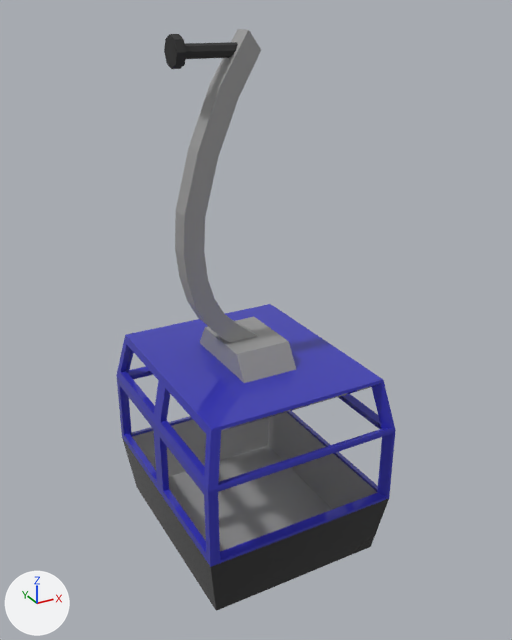
Renders of the Blender file assets/cablecar.blend from each side of a commit.
The view is the same before and after, from a 50 mm camera at (-3.01, -5.68, 0.31) aimed at (0.06, -0.09, -2.49). Every picture has the same lights, and +X, +Y and +Z are marked at lower left.

Script lines for the objects in view, before the commit:
```python
me_cube_014 = bpy.data.meshes.new('Cube.014')
me_cube_014.from_pydata(...)  # 32 vertices, 34 faces; spans x -1.0..-0.83, y -1.19..0.0, z -1.0..1.0
# faces by material slot: [29, 4, 1]
me_cube_014.materials.append(mat_blueplastic)  # blue #2927b6
me_cube_014.materials.append(mat_blackplastic)  # black #1c1c1c
me_cube_014.materials.append(mat_lightmetal)  # grey #bababa
me_cube_015 = bpy.data.meshes.new('Cube.015')
me_cube_015.from_pydata(...)  # 32 vertices, 34 faces; spans x -1.0..-0.83, y 0.0..1.19, z -1.0..1.0
# faces by material slot: [29, 4, 1]
me_cube_015.materials.append(mat_blueplastic)  # blue #2927b6
me_cube_015.materials.append(mat_blackplastic)  # black #1c1c1c
me_cube_015.materials.append(mat_lightmetal)  # grey #bababa
me_cube_017 = bpy.data.meshes.new('Cube.017')
me_cube_017.from_pydata(...)  # 44 vertices, 42 faces; spans x -0.67..0.12, y -0.1..0.1, z 0.03..2.95
me_cube_017.materials.append(mat_lightmetal)  # grey #bababa
ob_hook = bpy.data.objects.new('Hook', me_cube_017)
ob_hook.location = (0.0, 0.0, -2.8)
ob_leftdoor = bpy.data.objects.new('LeftDoor', me_cube_015)
ob_leftdoor.location = (0.0, 0.0, -3.9)
ob_rightdoor = bpy.data.objects.new('RightDoor', me_cube_014)
ob_rightdoor.location = (0.0, 0.0, -3.9)
# also in view: 'Body' at (0.03, 0.0, -3.9); 'Block' at (0.0, 0.0, -2.78); 'Pin' at (-0.32, 0.0, -0.01)
```
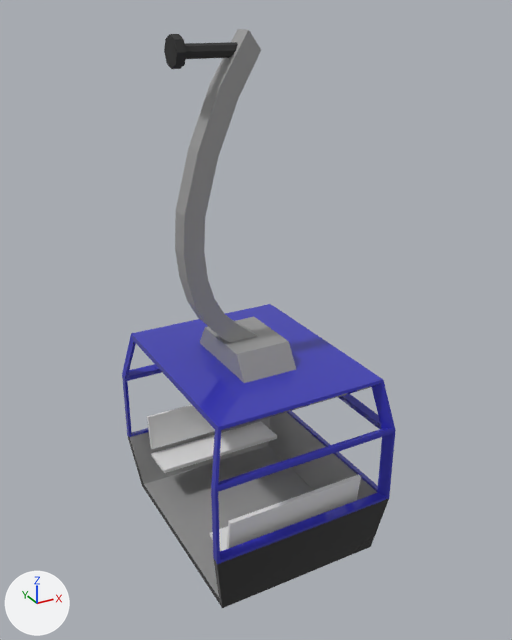
Patch to the scene script:
```diff
--- a/assets/cablecar.blend.py
+++ b/assets/cablecar.blend.py
@@ me_cube_005 @@
+me_cube_005.from_pydata(...)  # 24 vertices, 20 faces; spans x -0.313..0.155, y -0.728..0.728, z -0.164..0.345
@@ ob_rightdoor @@
 ob_rightdoor.location = (0.0, 0.0, -3.9)
+ob_rightdoor.hide_set(True)
@@ ob_leftdoor @@
 ob_leftdoor.location = (0.0, 0.0, -3.9)
+ob_leftdoor.hide_set(True)
@@ ob_cube_001 @@
+ob_cube_001 = bpy.data.objects.new('Cube.001', me_cube_005)
+ob_cube_001.location = (0.0, -0.9, -4.3)
+ob_cube_001.rotation_euler = (0.0, 0.0, -1.571)  # degrees (0, 0, -90)
@@ ob_cube @@
+ob_cube = bpy.data.objects.new('Cube', me_cube_005.copy())
+ob_cube.location = (0.0, 0.9, -4.3)
+ob_cube.rotation_euler = (0.0, 0.0, 1.571)  # degrees (0, 0, 90)
```

Pixel boxes (x1, y1, x2, y2) of what changed, in the pictures (512 x 640 px):
'RightDoor', hidden
    before: (156, 375, 222, 611)
'Cube', added
    after: (147, 404, 277, 473)
'LeftDoor', hidden
    before: (116, 334, 172, 541)
'Cube.001', added
    after: (210, 474, 361, 552)
